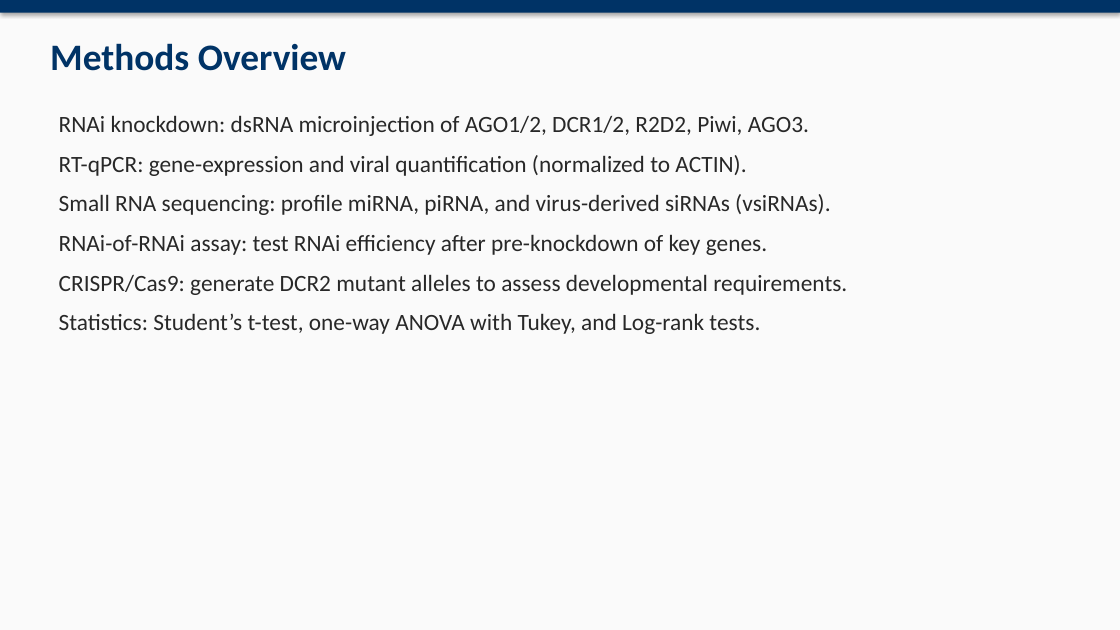
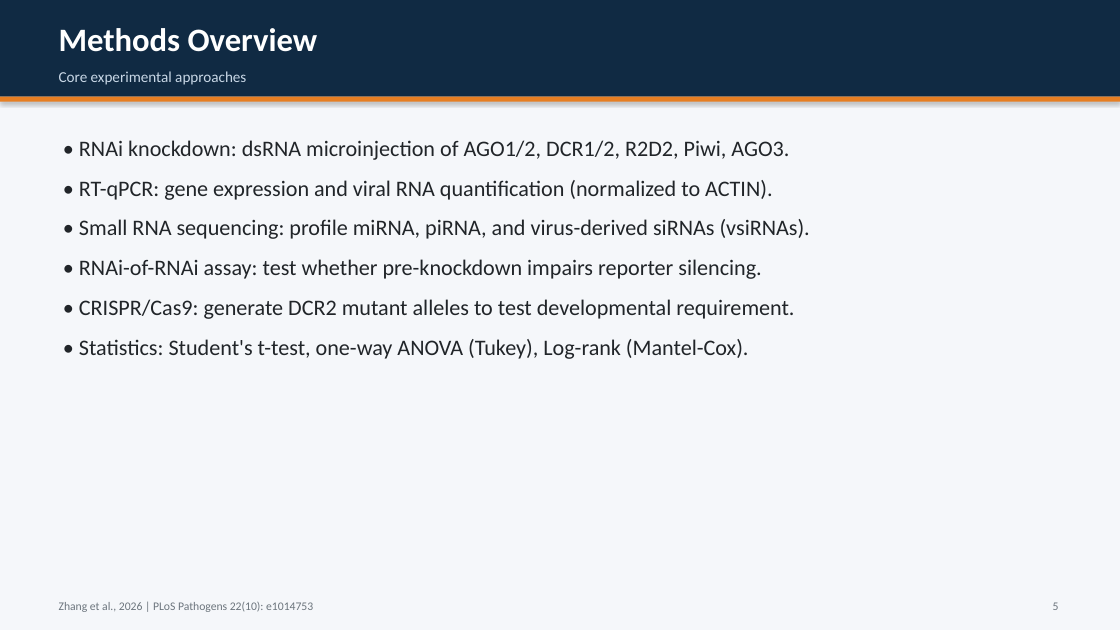
Before and after one commit to David-Mwania/Mwania-Project, a slide deck: slide 5 of Mwania Project/RNAi_Hemiptera_Presentation.pptx. Drawn at 1120x630 pixels with LibreOffice and Linux fonts; fonts in the diff are those of the drawing. Boxes give left, top, right and bottom in pixels: in the first picture for what was removed or moved away, otherwise in the second. Text is boxed around its words. In the diff, an @@ line names an element or a change of style, - is before the commit and + after.

Commit message:
Rebuild presentation with clean layout and properly cropped figures

```diff
--- a/Mwania Project/RNAi_Hemiptera_Presentation.pptx
+++ b/Mwania Project/RNAi_Hemiptera_Presentation.pptx
@@ rectangle at (0, 0, 1120, 630): fill #FAFAFA to #F5F7FA @@
@@ rectangle: place and size @@
-rectangle at (0, 0, 1120, 13)
+rectangle at (0, 0, 1120, 97)
@@ rectangle at (0, 0, 1120, 97): fill #003366 to #102A43; shadow off @@
@@ text "Methods Overview": place and size @@
-text "Methods Overview" at (50, 43, 346, 71)
+text "Methods Overview" at (59, 28, 318, 52)
@@ text "Methods Overview" at (59, 28, 318, 52): size 32 to 28 pt, text colour #003366 to #FFFFFF @@
@@ text added at (59, 71, 246, 85), 13 pt, text #C8D7E6 @@
+Core experimental approaches
@@ rectangle added at (0, 97, 1120, 102), fill #E67E22 @@
@@ text at (79, 140, 810, 359): text changed; size 20 to 19 pt; text colour #282828 to #212529 @@
-RNAi knockdown: dsRNA microinjection of AGO1/2, DCR1/2, R2D2, Piwi, AGO3.
-RT-qPCR: gene-expression and viral quantification (normalized to ACTIN).
-Small RNA sequencing: profile miRNA, piRNA, and virus-derived siRNAs (vsiRNAs).
-RNAi-of-RNAi assay: test RNAi efficiency after pre-knockdown of key genes.
-CRISPR/Cas9: generate DCR2 mutant alleles to assess developmental requirements.
-Statistics: Student’s t-test, one-way ANOVA with Tukey, and Log-rank tests.
+• RNAi knockdown: dsRNA microinjection of AGO1/2, DCR1/2, R2D2, Piwi, AGO3.
+• RT-qPCR: gene expression and viral RNA quantification (normalized to ACTIN).
+• Small RNA sequencing: profile miRNA, piRNA, and virus-derived siRNAs (vsiRNAs).
+• RNAi-of-RNAi assay: test whether pre-knockdown impairs reporter silencing.
+• CRISPR/Cas9: generate DCR2 mutant alleles to test developmental requirement.
+• Statistics: Student's t-test, one-way ANOVA (Tukey), Log-rank (Mantel-Cox).
@@ text added at (59, 602, 313, 612), 10 pt, text #6C757D @@
+Zhang et al., 2026 | PLoS Pathogens 22(10): e1014753
@@ text added at (1053, 602, 1059, 610), 10 pt, text #6C757D @@
+5
```
Also in this commit, not shown: 15 other slides changed, 1 other file.
